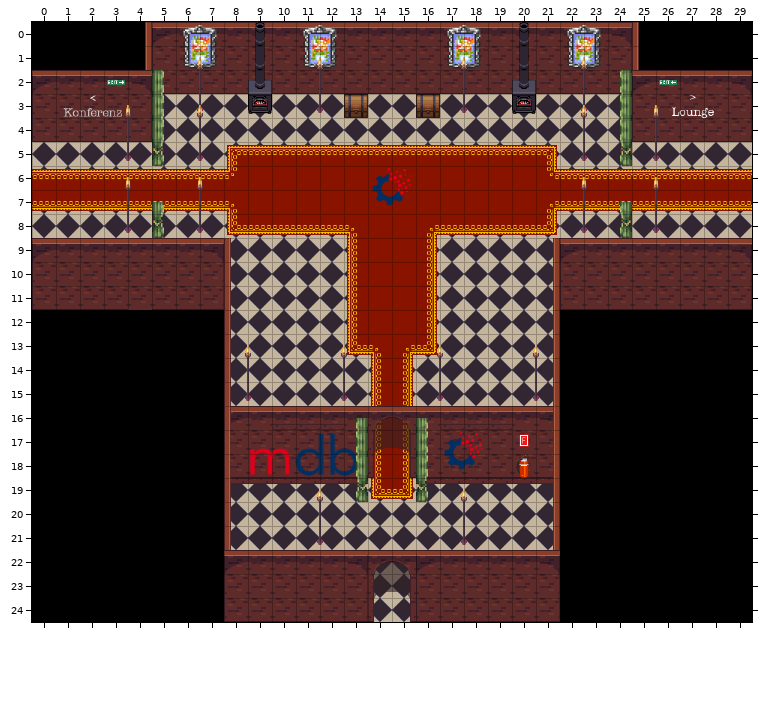
Two states of a Tiled map, central.tmx. The picture above is the old version.
Cells are 32x32 px. Shown: x 0..29, y 0..24. Not drawn, because the pictures are missing: unchanged layer "trees".
Once edited:
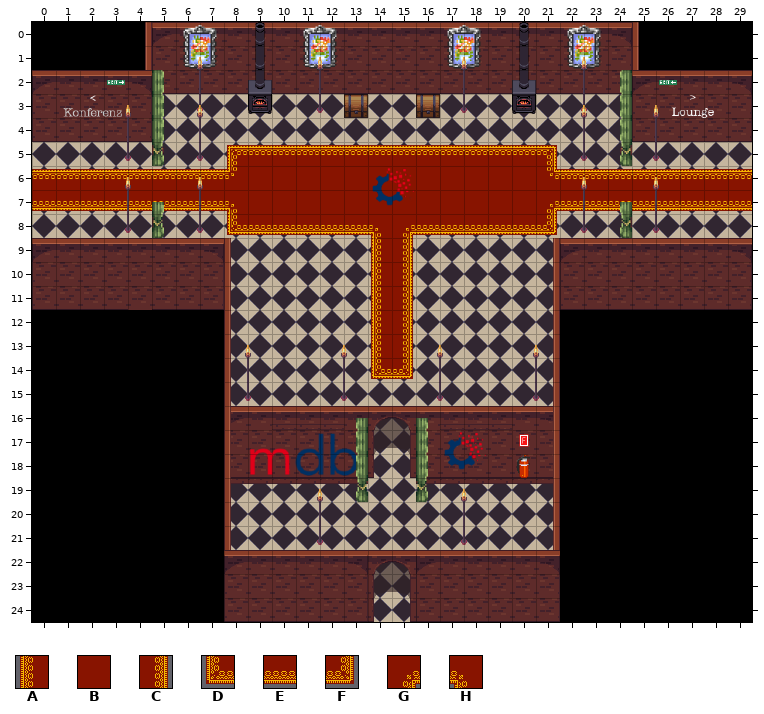
Key: from "Room1Tile": A 11, B 12, C 13, D 16, E 17, F 18, G 35, H 36.
_ is an empty cell.
Edits made:
Layer "carpet":
y 8: x 13..16 HBBG -> EHGE
y 9..12: x 13..16 ABBC -> _AC_
y 13: x 13..16 DHGF -> _AC_
y 14: x 14..15 AC -> DF
y 15..18: x 14..15 AC -> __
y 19: x 14..15 DF -> __
Where, in picture pixels (left, top, right, bottom), the same in both pictures:
changed: (347, 225, 437, 499)
